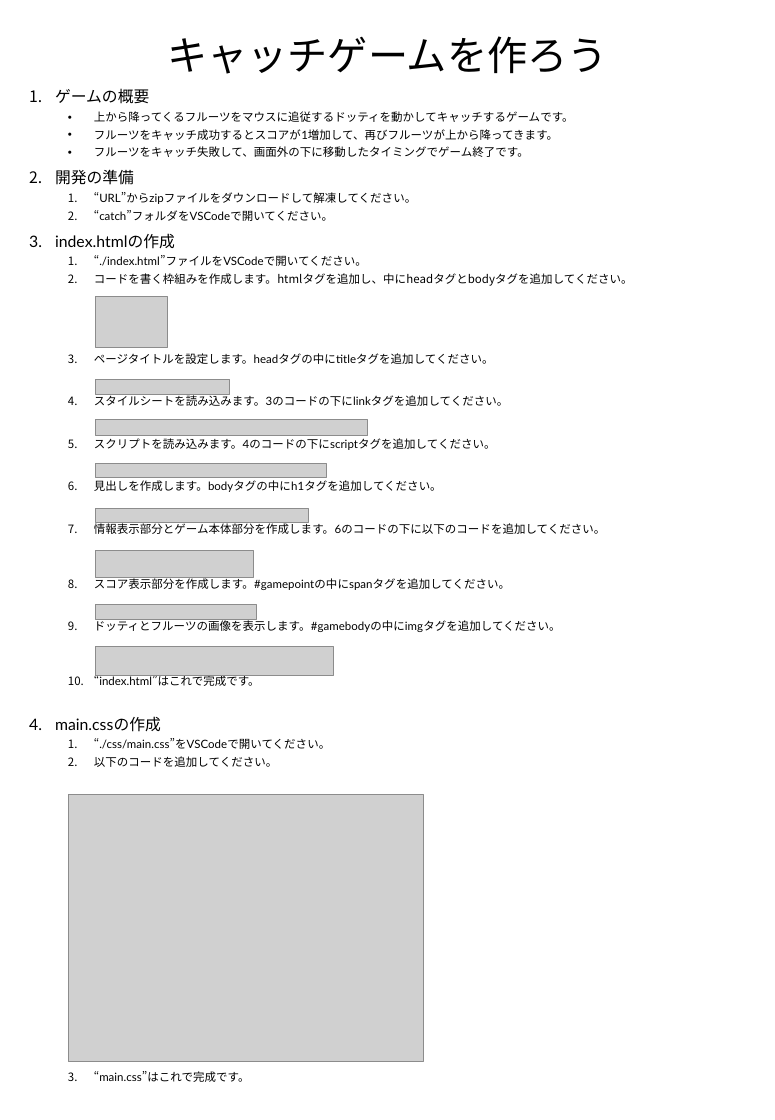
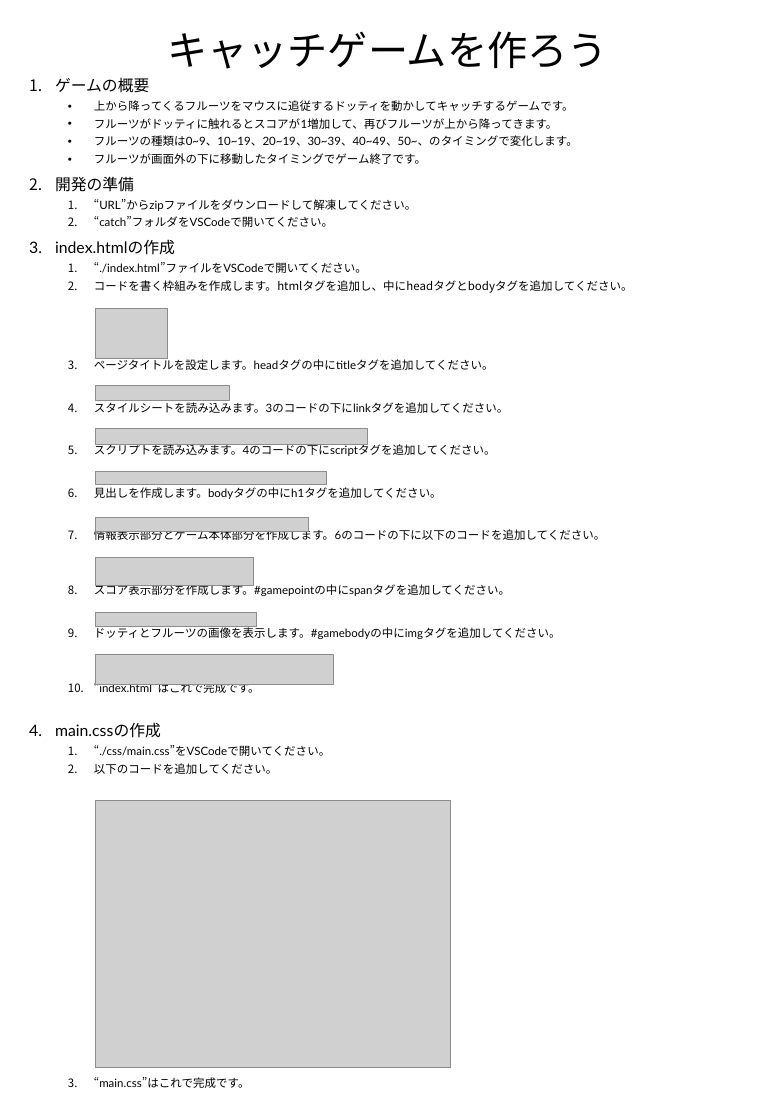
Before and after one commit to dotwork-takagi/public, a slide deck: slide 1 of shiryo/catch/キャッチゲームを作ろう.pptx. Drawn at 775x1120 pixels with LibreOffice and Linux fonts; fonts in the diff are those of the drawing; grey boxes stand for pictures. Boxes give left, top, right and bottom in pixels: in the first picture for what was removed or moved away, otherwise in the second. Text is boxed around its words. In the diff, an @@ line names an element or a change of style, - is before the commit and + after.

```diff
--- a/shiryo/catch/キャッチゲームを作ろう.pptx
+++ b/shiryo/catch/キャッチゲームを作ろう.pptx
@@ title "キャッチゲームを作ろう": place and size @@
-title "キャッチゲームを作ろう" at (167,36,607,74)
+title "キャッチゲームを作ろう" at (167,31,607,69)
@@ subtitle "ゲームの概要": place and size @@
-subtitle "ゲームの概要" at (55,88,633,1082)
+subtitle "ゲームの概要" at (55,77,633,1088)
@@ subtitle at (94,118,578,164): text changed @@
-  • フルーツをキャッチ成功するとスコアが1増加して、再びフルーツが上から降ってきます。
-  • フルーツをキャッチ失敗して、画面外の下に移動したタイミングでゲーム終了です。
+  • フルーツがドッティに触れるとスコアが1増加して、再びフルーツが上から降ってきます。
+  • フルーツの種類は0~9、10~19、20~19、30~39、40~49、50~、のタイミングで変化します。
+  • フルーツが画面外の下に移動したタイミングでゲーム終了です。
@@ 5 pictures: place and size @@
-5 pictures at (95,297,367,675)
+5 pictures at (95,308,367,683)
@@ 3 pictures: place and size @@
-3 pictures at (95,379,326,578)
+3 pictures at (95,385,326,585)
@@ picture: place and size @@
-picture at (68,794,424,1061)
+picture at (95,800,451,1067)
```
Also in this commit, not shown: 18 other files.
